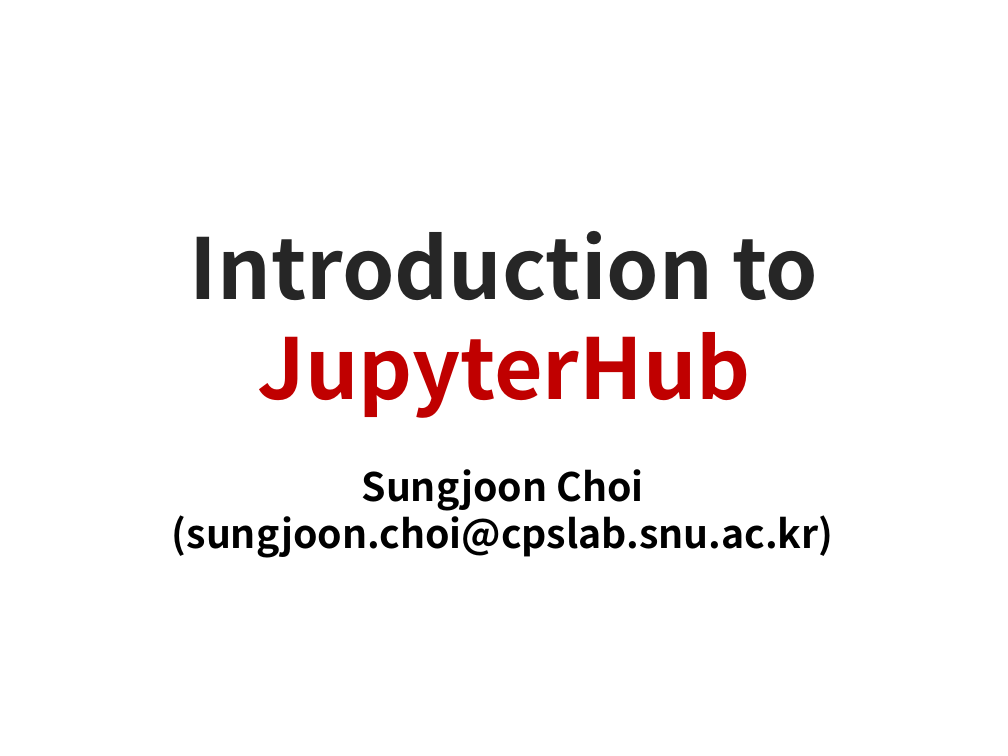
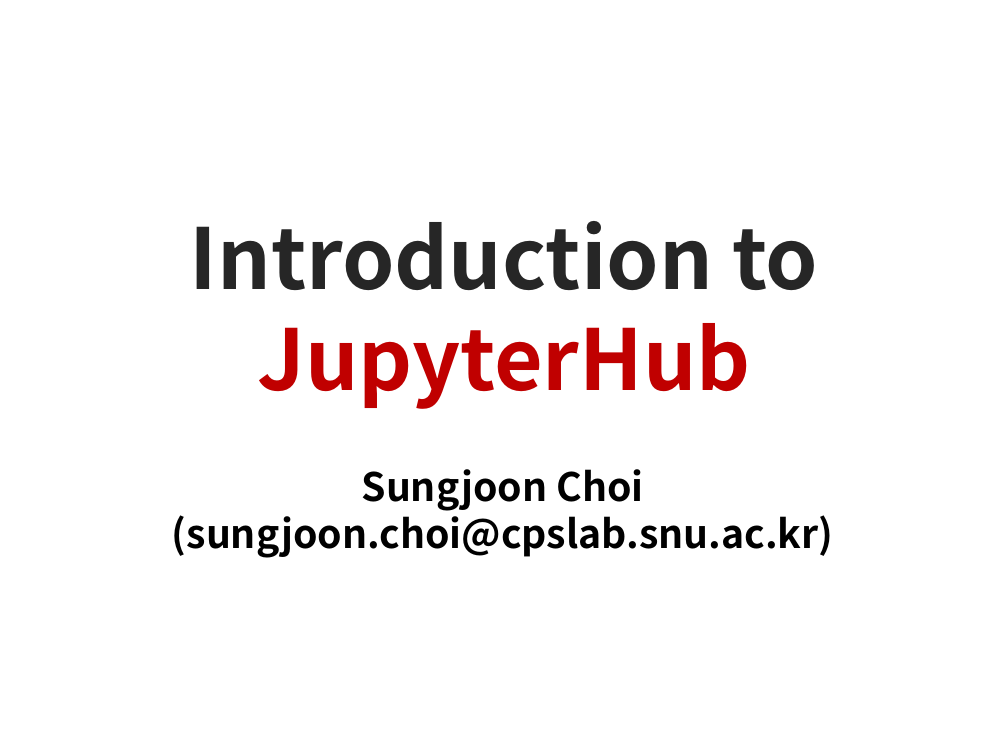
Before and after one commit to sjchoi86/face_recognition, a slide deck: slide 1 of ppt/0_Intro2JupyterHub.pptx. Drawn at 1008x756 pixels with LibreOffice and Linux fonts; fonts in the diff are those of the drawing. Boxes give left, top, right and bottom in pixels: in the first picture for what was removed or moved away, otherwise in the second. Text is boxed around its words. In the diff, an @@ line names an element or a change of style, - is before the commit and + after.

Commit message:
ppts

```diff
--- a/ppt/0_Intro2JupyterHub.pptx
+++ b/ppt/0_Intro2JupyterHub.pptx
@@ text "Introduction to JupyterHub": place and size @@
-text "Introduction to JupyterHub" at bbox=[190, 231, 818, 418]
+text "Introduction to JupyterHub" at bbox=[190, 221, 818, 409]
```
